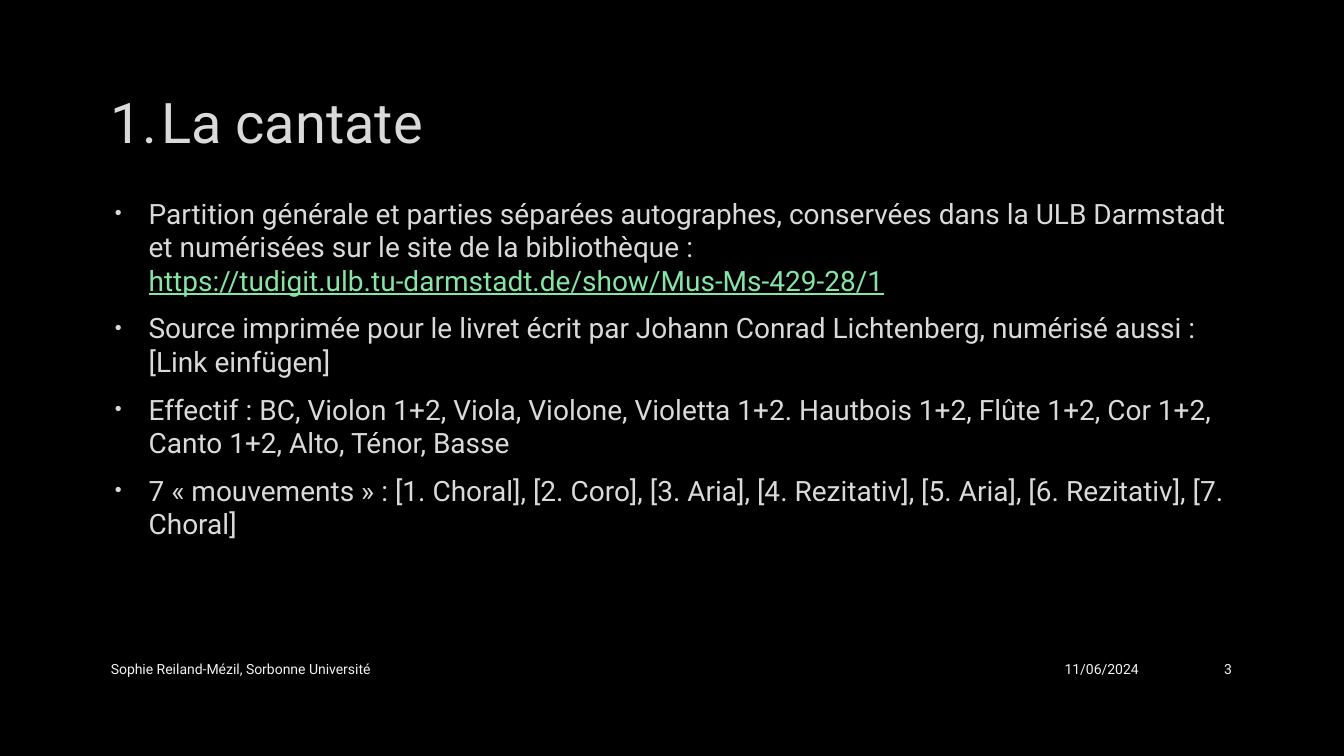
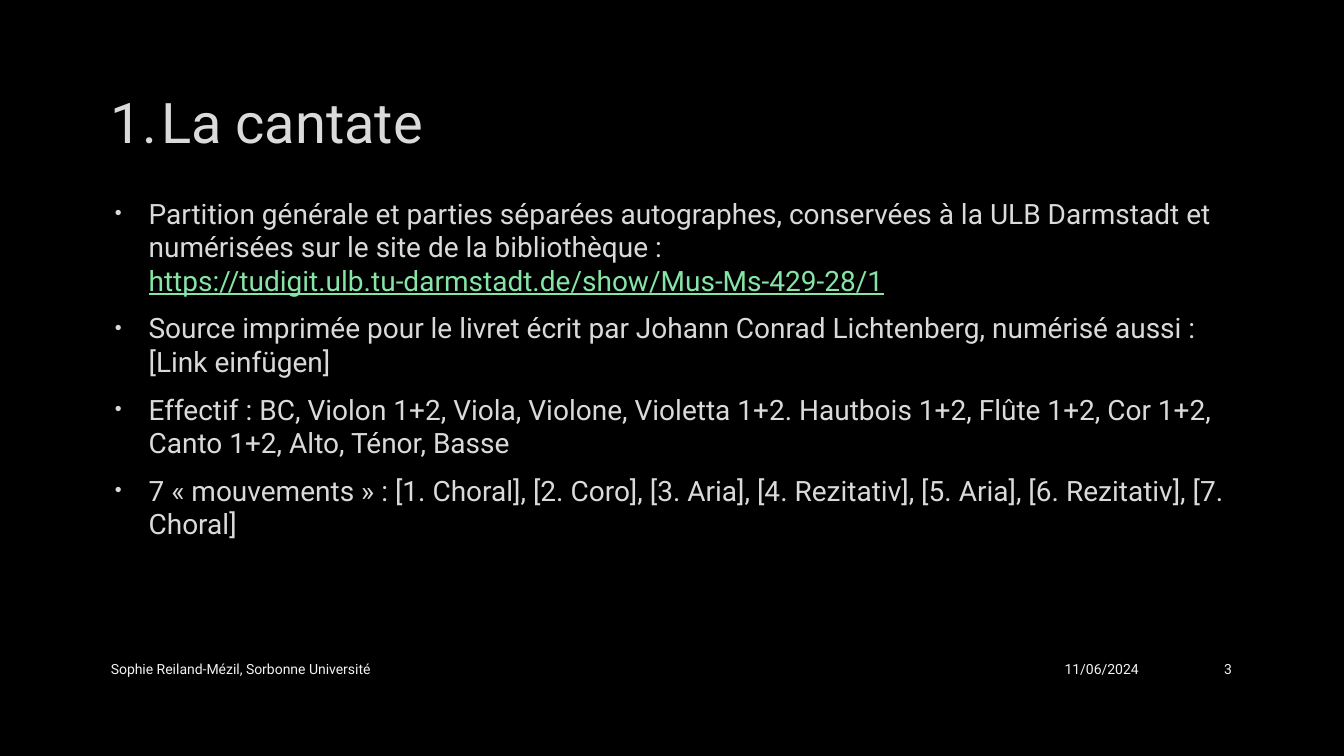
Before and after one commit to SophieReiland/graupner, a slide deck: slide 3 of presentations/Présentation_groupe_MEI.pptx. Drawn at 1344x756 pixels with LibreOffice and Linux fonts; fonts in the diff are those of the drawing; background and template pictures are left out. Boxes give left, top, right and bottom in pixels: in the first picture for what was removed or moved away, otherwise in the second. Text is boxed around its words. In the diff, an @@ line names an element or a change of style, - is before the commit and + after.

```diff
--- a/presentations/Présentation_groupe_MEI.pptx
+++ b/presentations/Présentation_groupe_MEI.pptx
@@ text at bbox=[149, 203, 1210, 297]: text changed @@
-• Partition générale et parties séparées autographes, conservées dans la ULB Darmstadt et numérisées sur le site de la bibliothèque : https://tudigit.ulb.tu-darmstadt.de/show/Mus-Ms-429-28/1
+• Partition générale et parties séparées autographes, conservées à la ULB Darmstadt et numérisées sur le site de la bibliothèque : https://tudigit.ulb.tu-darmstadt.de/show/Mus-Ms-429-28/1
```
Also in this commit, not shown: 6 other slides changed.
